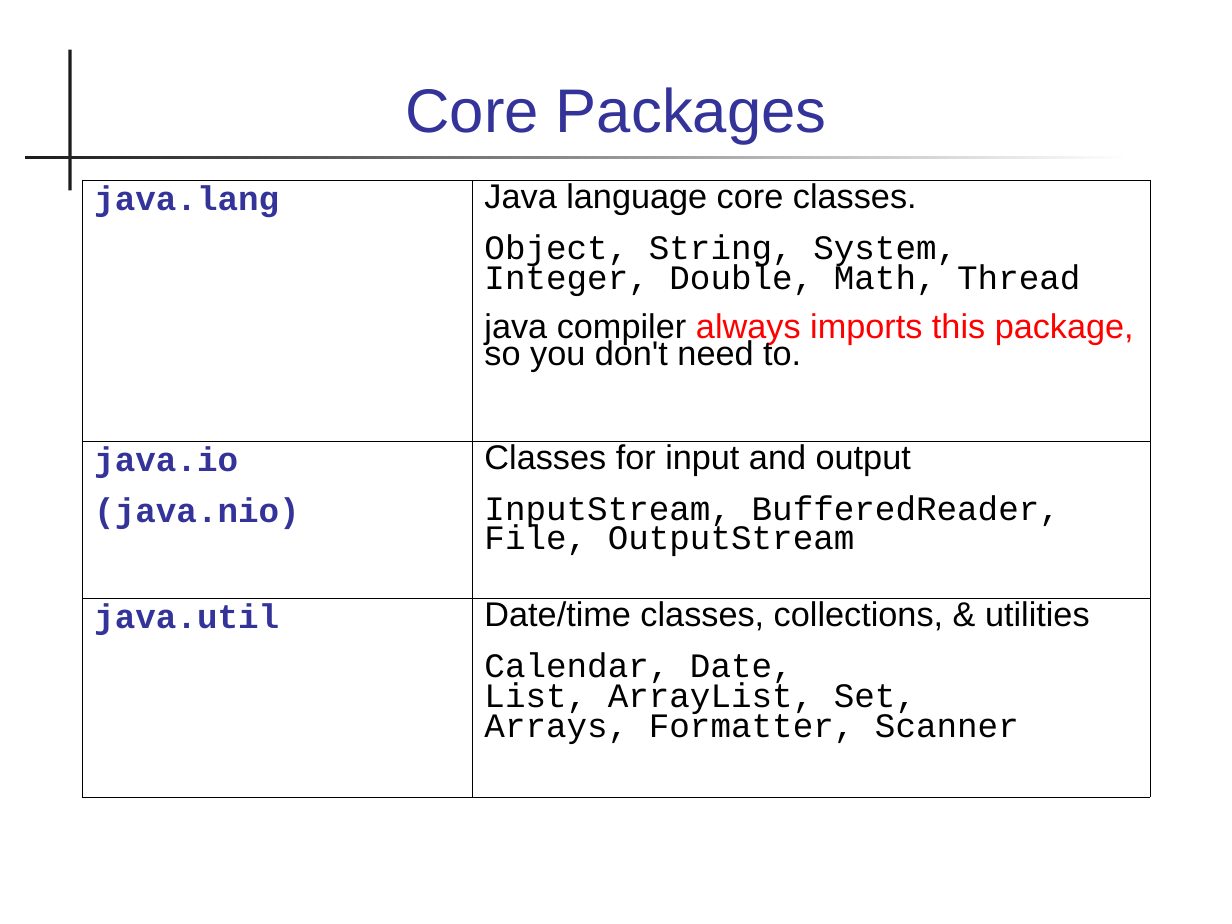
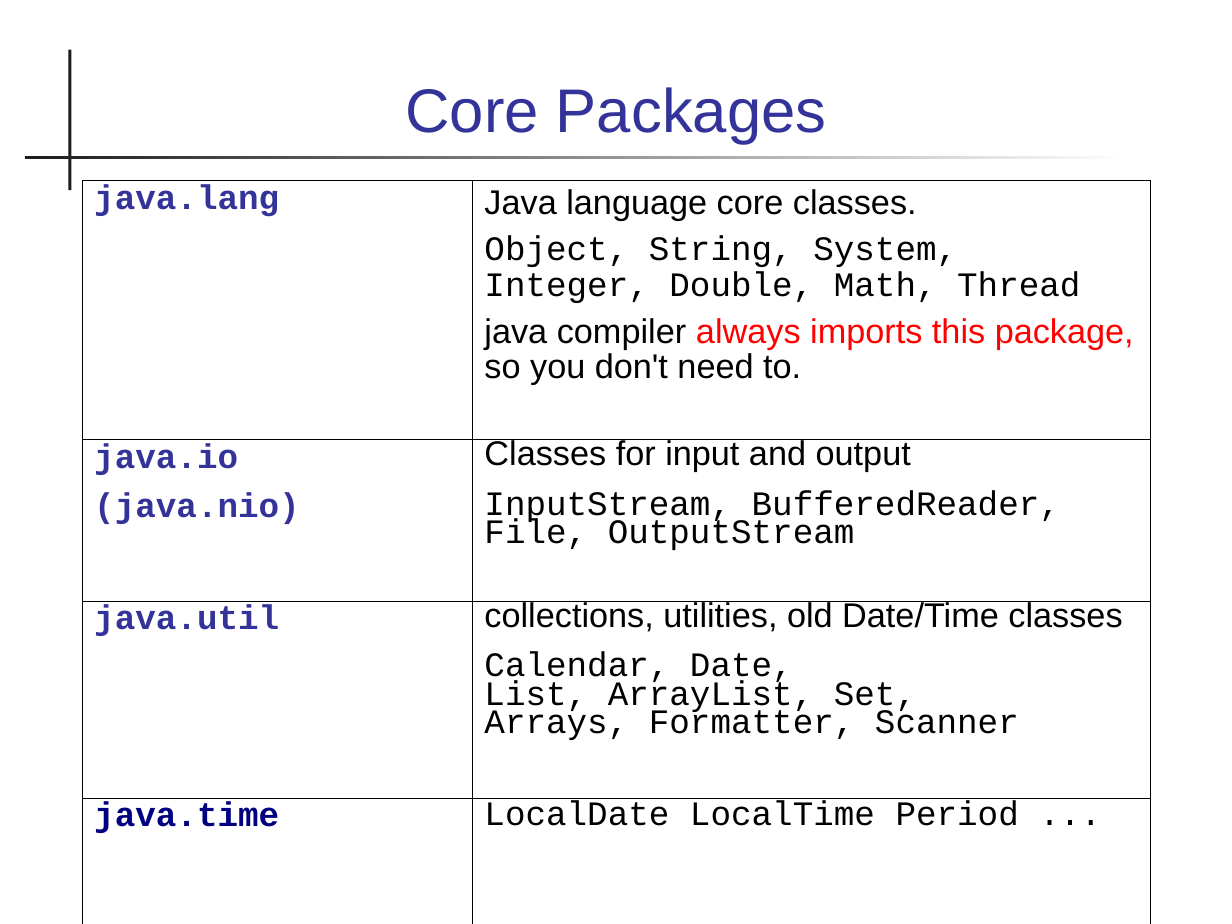
Before and after one commit to skeoop/skeoop.github.io, a slide deck: slide 43 of java-basics/01-Program-Structure.ppt. Drawn at 1232x924 pixels with LibreOffice and Linux fonts; fonts in the diff are those of the drawing. Boxes give left, top, right and bottom in pixels: in the first picture for what was removed or moved away, otherwise in the second. Text is boxed around its words. In the diff, an @@ line names an element or a change of style, - is before the commit and + after.

Commit message:
update slides on prog structure, packages, and suggested Learning

```diff
--- a/java-basics/01-Program-Structure.ppt
+++ b/java-basics/01-Program-Structure.ppt
@@ table at box(83, 180, 1151, 924) @@
-row 3: java.util | Date/time classes, collections, & utilities / Calendar, Date, List, ArrayList, Set, Arrays, Formatter, Scanner
+row 3: java.util | collections, utilities, old Date/Time classes / Calendar, Date, List, ArrayList, Set, Arrays, Formatter, Scanner
+row 4: java.time | LocalDate LocalTime Period ...
```
Also in this commit, not shown: 7 other slides changed, 12 other files.
